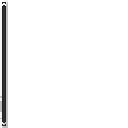
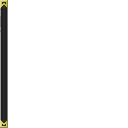
Comparing the layer stacks of the two 128 x 128 images. Changes:
painted on "Layer" over [0, 0, 8, 128]
